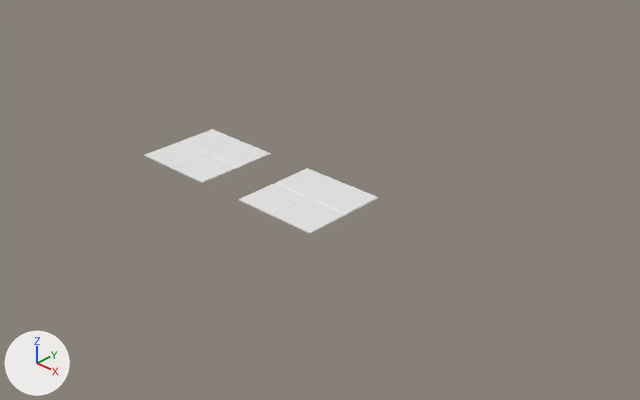
A saved change to the Blender file BlenderModels/GasStation/Interior/GasStationFloor.blend.
The view is the same before and after, from a 50 mm lens placed at (7.06, -5.69, 4.11), pointed at (1.38, 0.35, -0.21). Every picture has the same lights, and +X, +Y and +Z are marked at lower left. The older version comes first.

Before the edit, the objects in view are built like this:
```python
me_cube_002 = bpy.data.meshes.new('Cube.002')
me_cube_002.from_pydata(...)  # 533 vertices, 489 faces; spans x -0.5..0.5, y -0.5..0.5, z -0.132..0.868
me_cube_003 = bpy.data.meshes.new('Cube.003')
me_cube_003.from_pydata(...)  # 533 vertices, 489 faces; spans x -0.5..0.5, y -0.5..0.5, z -0.132..0.876
ob_cube = bpy.data.objects.new('Cube', me_cube_002)
ob_cube.location = (0.0, 0.0, -0.004)
ob_cube.scale = (0.993, 0.993, 0.011)
ob_cube_001 = bpy.data.objects.new('Cube.001', me_cube_003)
ob_cube_001.location = (1.555, 0.0, -0.004)
ob_cube_001.scale = (0.993, 0.993, 0.011)
```
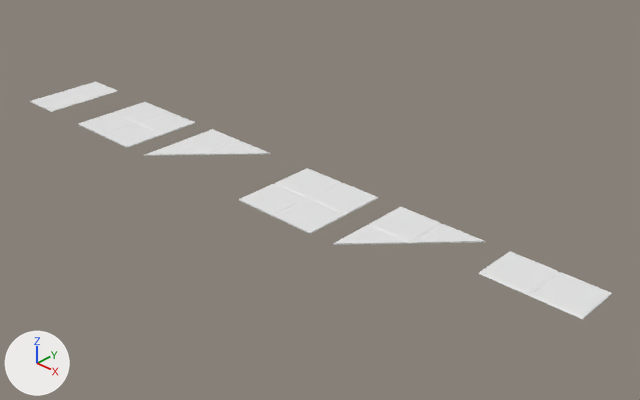
Edits to the bpy script that builds the scene:
```text
Change me_cube_002:
    used by ob_cube; location = (0.0, 0.0, -0.004); scale = (0.993, 0.993, 0.011)
    remove me_cube_002.from_pydata(...)  # 533 vertices, 489 faces; spans x -0.5..0.5, y -0.5..0.5, z -0.132..0.868
    add me_cube_002.from_pydata(...)  # 279 vertices, 257 faces; spans x -0.5..0.5, y -0.5..0.5, z -0.132..0.868
    me_cube_002 part 1
    254 vertices are removed from x -0.392..0.5, y -0.5..0.39, z -0.132..0.868
    256 faces are deleted
    24 new faces join them
Add me_cube_006:
    me_cube_006.from_pydata(...)  # 280 vertices, 246 faces; spans x -0.5..0.5, y 0.0..0.5, z -0.132..0.876
Add me_cube_005:
    me_cube_005.from_pydata(...)  # 279 vertices, 257 faces; spans x -0.5..0.5, y -0.5..0.5, z -0.132..0.876
Add me_cube_004:
    me_cube_004.from_pydata(...)  # 281 vertices, 258 faces; spans x -0.5..0.0, y -0.5..0.5, z -0.132..0.868
Add me_cube_001:
    me_cube_001.from_pydata(...)  # 533 vertices, 512 faces; spans x -0.5..0.5, y -0.5..0.5, z -0.132..0.868
Add ob_cube_005:
    ob_cube_005 = bpy.data.objects.new('Cube.005', me_cube_006)
    ob_cube_005.location = (4.086, 0.0, -0.004)
    ob_cube_005.scale = (0.993, 0.993, 0.011)
Add ob_cube_004:
    ob_cube_004 = bpy.data.objects.new('Cube.004', me_cube_005)
    ob_cube_004.location = (2.835, 0.0, -0.004)
    ob_cube_004.scale = (0.993, 0.993, 0.011)
Add ob_cube_003:
    ob_cube_003 = bpy.data.objects.new('Cube.003', me_cube_004)
    ob_cube_003.location = (-2.387, 0.0, -0.004)
    ob_cube_003.scale = (0.993, 0.993, 0.011)
Add ob_cube_002:
    ob_cube_002 = bpy.data.objects.new('Cube.002', me_cube_001)
    ob_cube_002.location = (-1.303, 0.0, -0.004)
    ob_cube_002.scale = (0.993, 0.993, 0.011)
```

Changed parts and their boxes (x1, y1, x2, y2) in the pictures (640 x 400 px):
'Cube.005', added: after (478, 251, 612, 319)
'Cube', reshaped (49% shorter): before (144, 129, 271, 183); after (144, 129, 271, 156)
'Cube.004', added: after (333, 207, 486, 245)
'Cube.002', added: after (78, 102, 195, 148)
'Cube.003', added: after (30, 82, 117, 112)
part 1 of me_cube_002, cut back: before (144, 151, 271, 183); after (144, 151, 271, 156)
